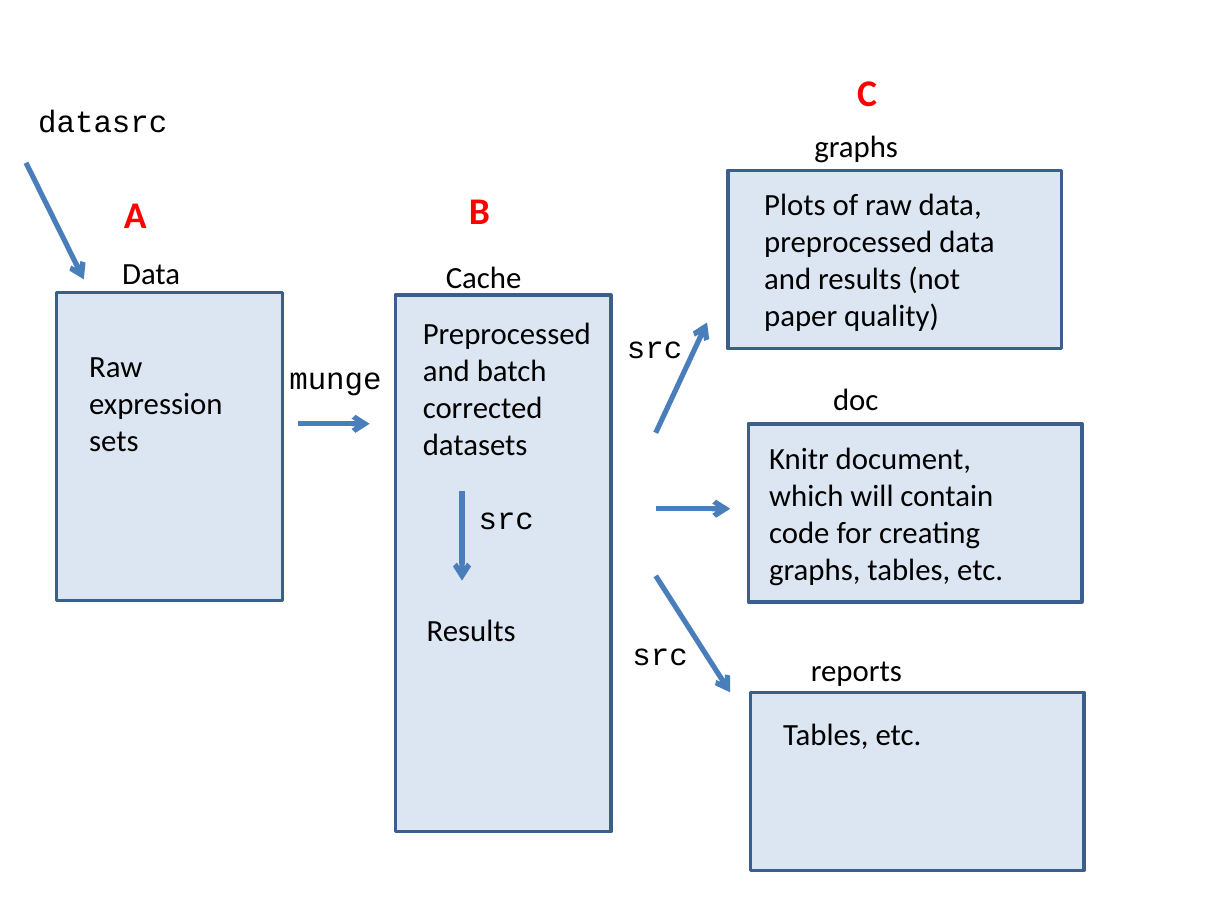
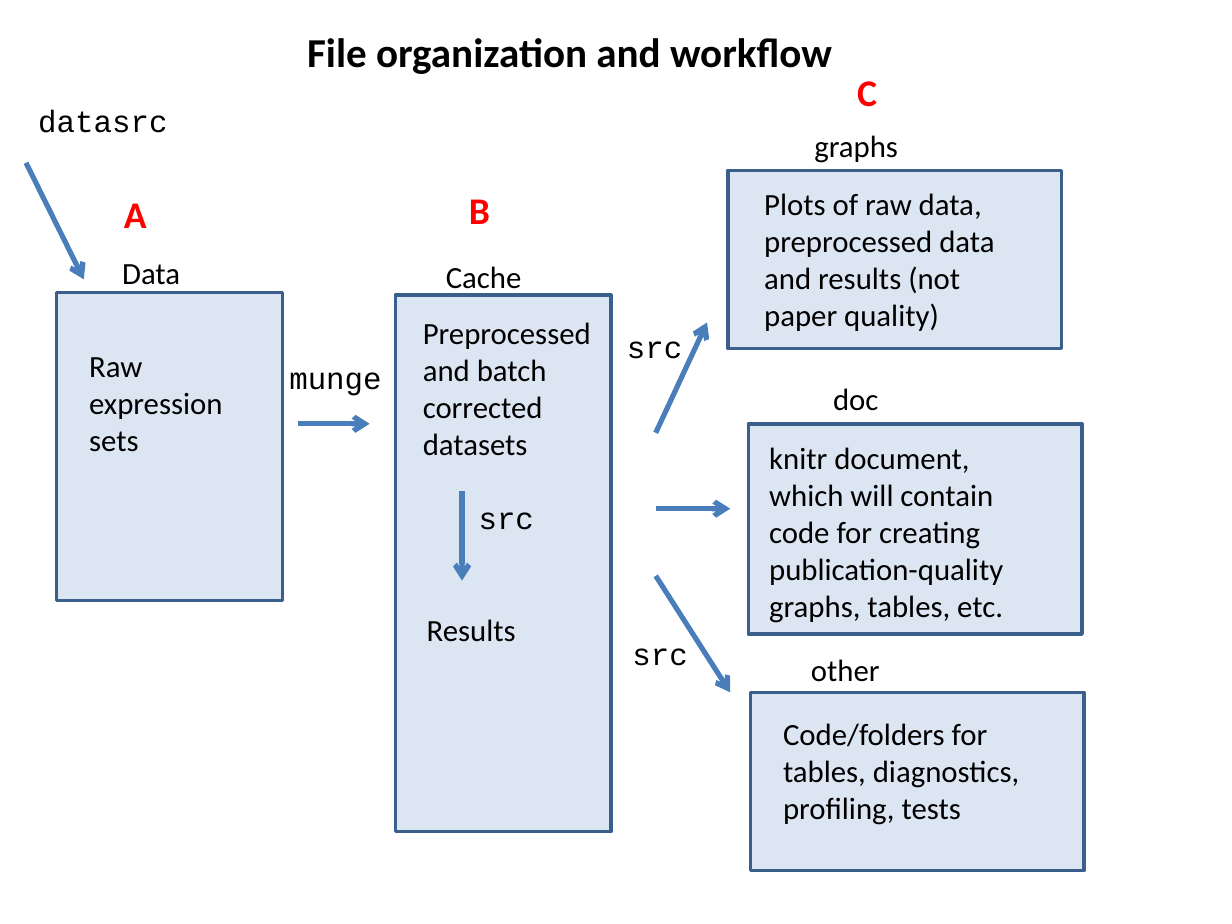
Before and after one commit to hilaryparker/HeadNeck, a slide deck: slide 1 of doc/organization workflow.pptx. Drawn at 1232x924 pixels with LibreOffice and Linux fonts; fonts in the diff are those of the drawing. Boxes give left, top, right and bottom in pixels: in the first picture for what was removed or moved away, otherwise in the second. Text is boxed around its words. In the diff, an @@ line names an element or a change of style, - is before the commit and + after.

Commit message:
updated workflow

```diff
--- a/doc/organization workflow.pptx
+++ b/doc/organization workflow.pptx
@@ text added at box(307, 38, 832, 74), 24 pt, text #000000, bold @@
+File organization and workflow
@@ rectangle: place and size @@
-rectangle at box(748, 424, 1082, 602)
+rectangle at box(748, 424, 1082, 634)
@@ text at box(769, 447, 1003, 623): text changed @@
-Knitr document, which will contain code for creating graphs, tables, etc.
+knitr document, which will contain code for creating publication-quality graphs, tables, etc.
@@ text at box(811, 659, 880, 682): text changed @@
-reports
+other
@@ text at box(783, 723, 1019, 825): text changed @@
-Tables, etc.
+Code/folders for tables, diagnostics, profiling, tests
```
Also in this commit, not shown: 8 other files.
